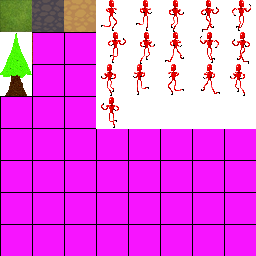
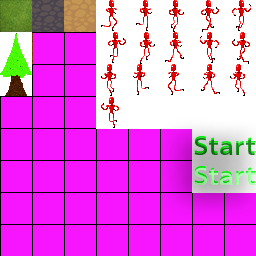
Two versions of the same layered image (256 × 256). Layer-by-layer changes:
added group "Group 1" with 4 layers above "Layer 6" over [194, 136, 255, 185]
added layer "Start" (1st of 4, in "Group 1") in group "Group 1" over [194, 168, 255, 185]
added layer "Start" (2nd of 4, in "Group 1") in group "Group 1" over [194, 166, 255, 183]
added layer "Start" (3rd of 4, in "Group 1") in group "Group 1" over [194, 138, 255, 155]
added layer "Start" (4th of 4, in "Group 1") in group "Group 1" over [194, 136, 255, 153]
painted on "Layer 6" over [192, 129, 256, 193]
